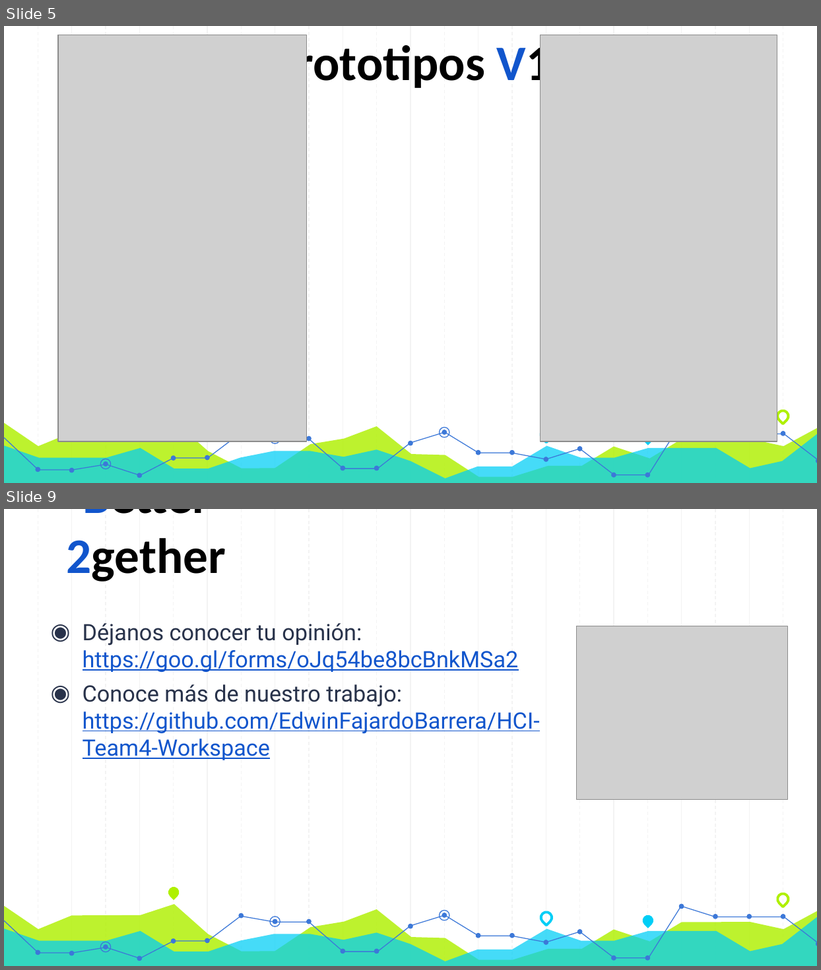
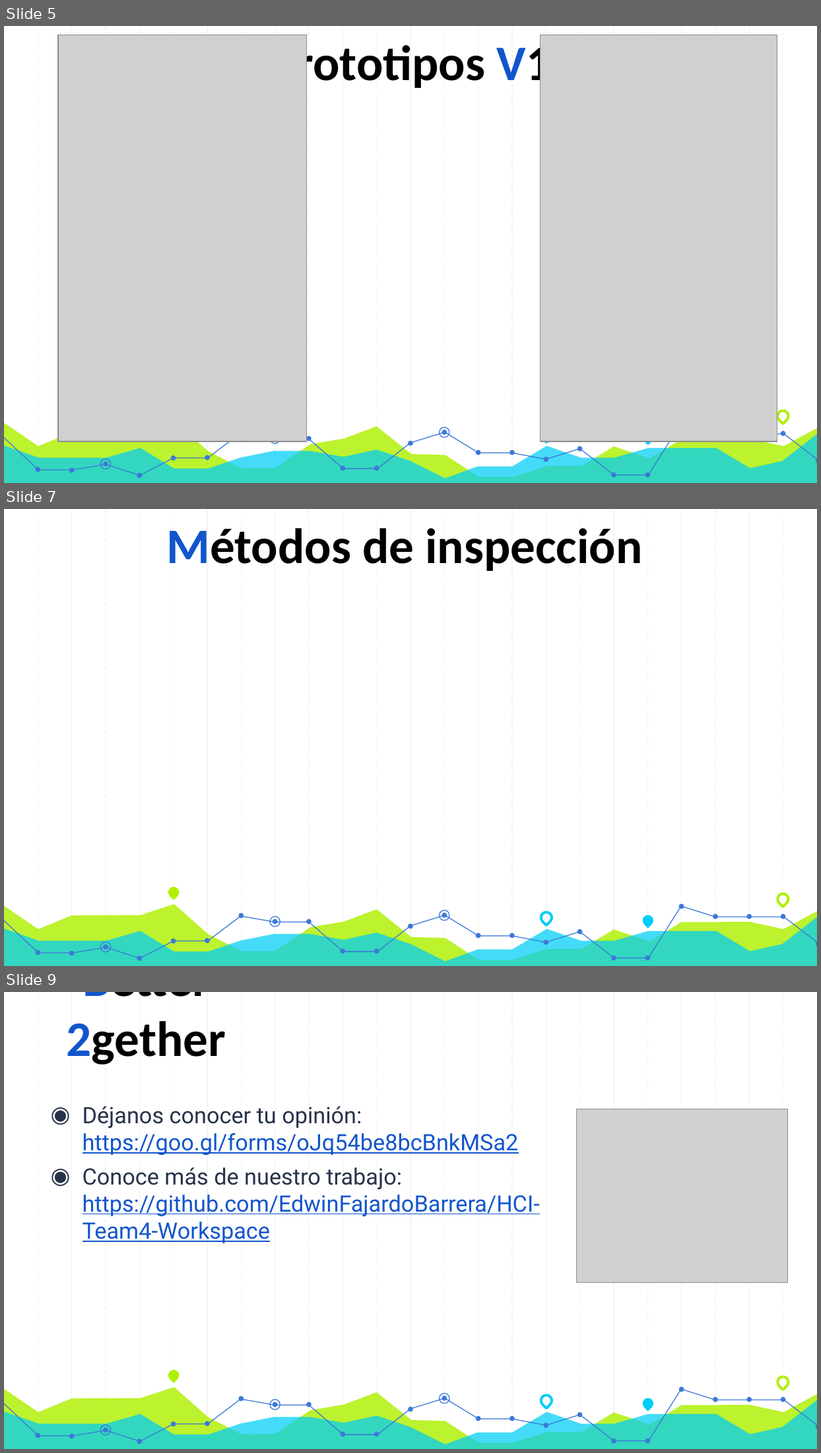
Before and after one commit to EdwinFajardoBarrera/HCI-Team4-Workspace, a slide deck: Segunda entrega/SegundaEntrega.pptx. Shown one above the other, each under a label of ours: slides 5 and 9 before the commit, slides 5, 7 and 9 after it; the slides between them are not shown. The pictures are 821x970 and 821x1453 pixels, drawn with LibreOffice and Linux fonts; fonts in the diff are those of the drawing; grey boxes stand for pictures. Boxes give left, top, right and bottom in pixels: in the first picture for what was removed or moved away, otherwise in the second. Text is boxed around its words. In the diff, an @@ line names an element or a change of style, - is before the commit and + after.

```diff
--- a/Segunda entrega/SegundaEntrega.pptx
+++ b/Segunda entrega/SegundaEntrega.pptx
@@ slide 7 added at [4, 509, 817, 966], background #FFFFFF; not listed: 59 template elements that a slide beside it also shows @@
@@ title added at [166, 528, 642, 571], 44 pt, text #000000, bold @@
+Métodos de inspección
```
Also in this commit, not shown: 1 slide changed, 1 other slide added, 2 slides removed, 4 other files.
